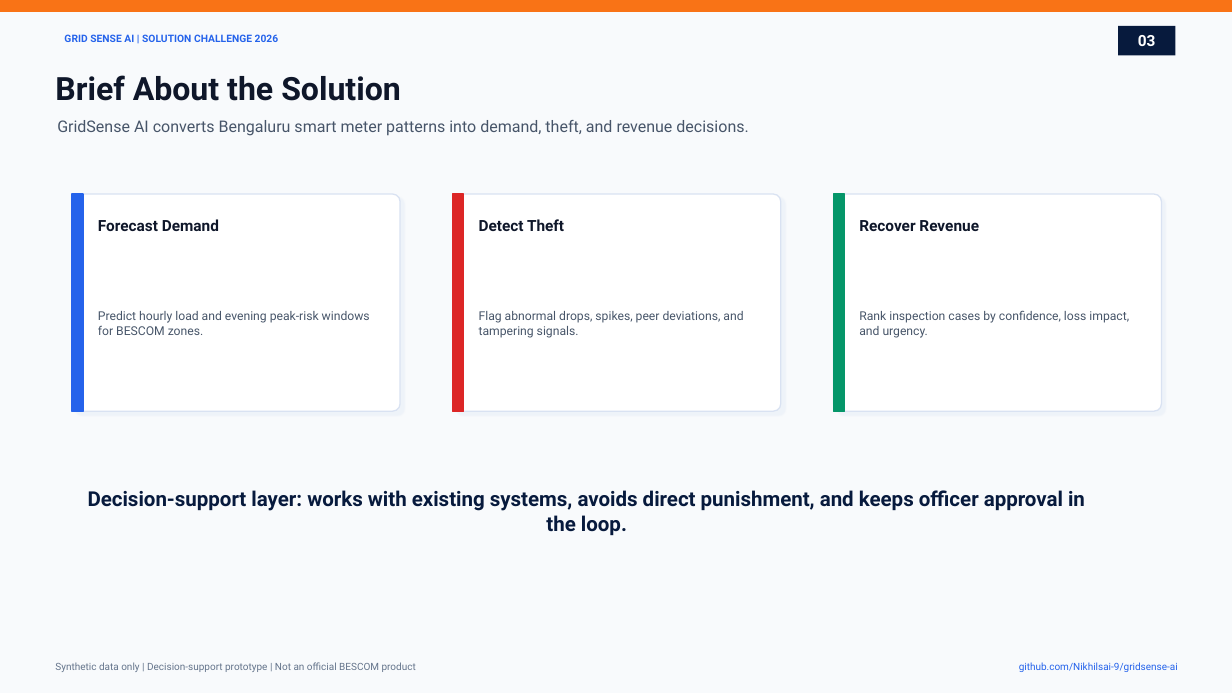
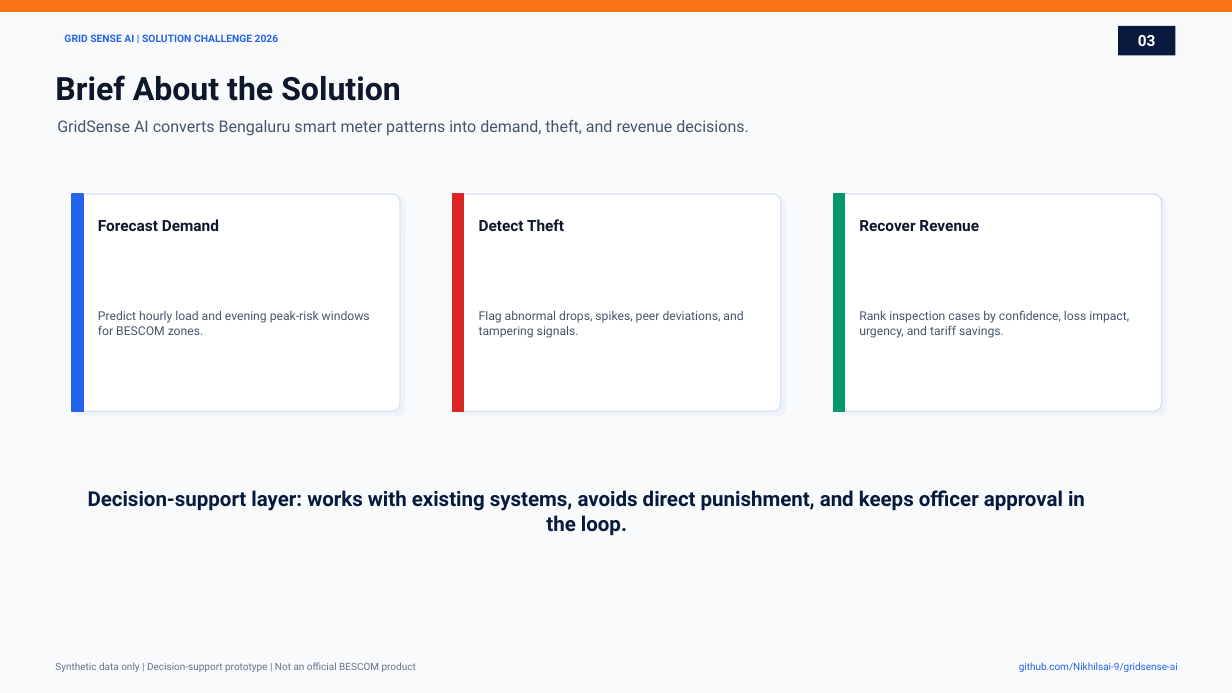
Before and after one commit to Nikhilsai-9/gridsense-ai, a slide deck: slide 3 of submission-deck/GridSense_AI_Prototype_Submission.pptx. Drawn at 1232x693 pixels with LibreOffice and Linux fonts; fonts in the diff are those of the drawing. Boxes give left, top, right and bottom in pixels: in the first picture for what was removed or moved away, otherwise in the second. Text is boxed around its words. In the diff, an @@ line names an element or a change of style, - is before the commit and + after.

Commit message:
Add Karnataka data, tariff engine, and scenario simulator

```diff
--- a/submission-deck/GridSense_AI_Prototype_Submission.pptx
+++ b/submission-deck/GridSense_AI_Prototype_Submission.pptx
@@ text at box(859, 310, 1129, 338): text changed @@
-Rank inspection cases by confidence, loss impact, and urgency.
+Rank inspection cases by confidence, loss impact, urgency, and tariff savings.
```
Also in this commit, not shown: 5 other slides changed, 19 other files.
